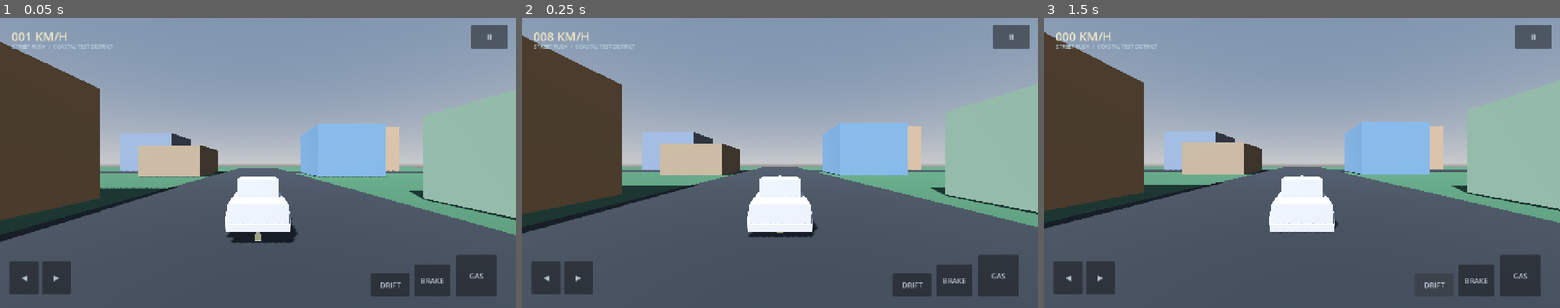
Above: before the commit, frames 1-3 (left to right).
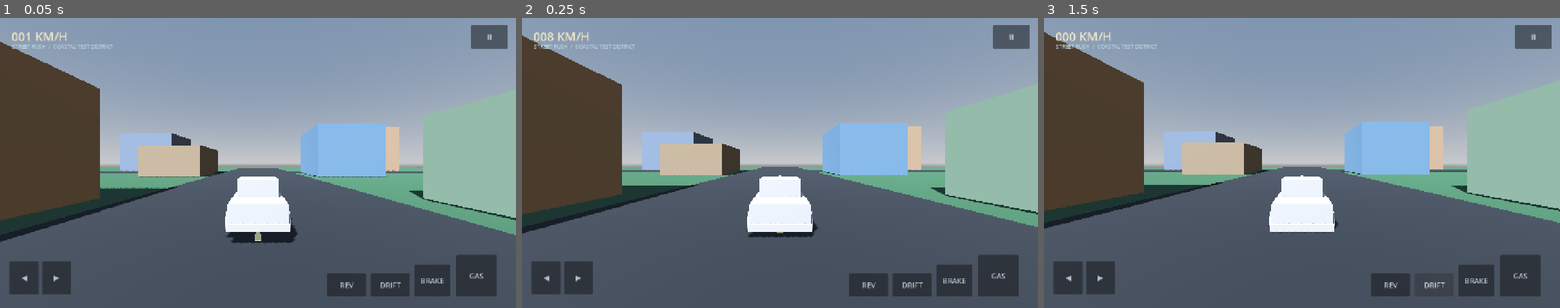
Above: after the commit, the same moments.

Repository: Yaser-x/Street-Rush-Open-World
Game: Godot game, scene res://scenes/main.tscn
Two runs of this game, one before a commit and one after it. Both use one fixed random seed, a clock stepped at 60 frames per second and the inputs below.
Inputs (mouse positions are in pixels of both pictures, inside the frame that each line leads up to):
- Up to frame 1 (0.05 s): no input
- Up to frame 2 (0.25 s): no input
- Up to frame 3 (1.5 s): click (1389, 284) at 0.5 s, where only the run after the commit has a clickable "REV"; click "DRIFT" at 1.25 s

The runs differ from the first frame. In frame 1, 0.6% of the frame differs, in the area x 63-71%, y 88-96%; in frame 2, 0.6%; in frame 3, 0.6%, in the area x 0-71%, y 5-96%.

Commit message:
Add dedicated reverse touch control and update handoff

Diff:
--- a/scripts/ui/mobile_hud.gd
+++ b/scripts/ui/mobile_hud.gd
@@ -45,9 +45,10 @@
 
 	_make_hold_button("◀", "steer_left", Vector2(0.0, 1.0), Vector2(24, -116), Vector2(96, -34))
 	_make_hold_button("▶", "steer_right", Vector2(0.0, 1.0), Vector2(104, -116), Vector2(176, -34))
+	_make_hold_button("REV", "reverse", Vector2(1.0, 1.0), Vector2(-468, -86), Vector2(-372, -28))
+	_make_hold_button("DRIFT", "handbrake", Vector2(1.0, 1.0), Vector2(-360, -86), Vector2(-264, -28))
 	_make_hold_button("BRAKE", "brake", Vector2(1.0, 1.0), Vector2(-252, -108), Vector2(-164, -28))
 	_make_hold_button("GAS", "accelerate", Vector2(1.0, 1.0), Vector2(-148, -132), Vector2(-48, -28))
-	_make_hold_button("DRIFT", "handbrake", Vector2(1.0, 1.0), Vector2(-360, -86), Vector2(-264, -28))
 
 func _make_hold_button(caption: String, control: String, anchor: Vector2, offset_min: Vector2, offset_max: Vector2) -> void:
 	var button := _make_button(caption, offset_max - offset_min, anchor, offset_min, offset_max)
Not shown, changed: HANDOFF.md
